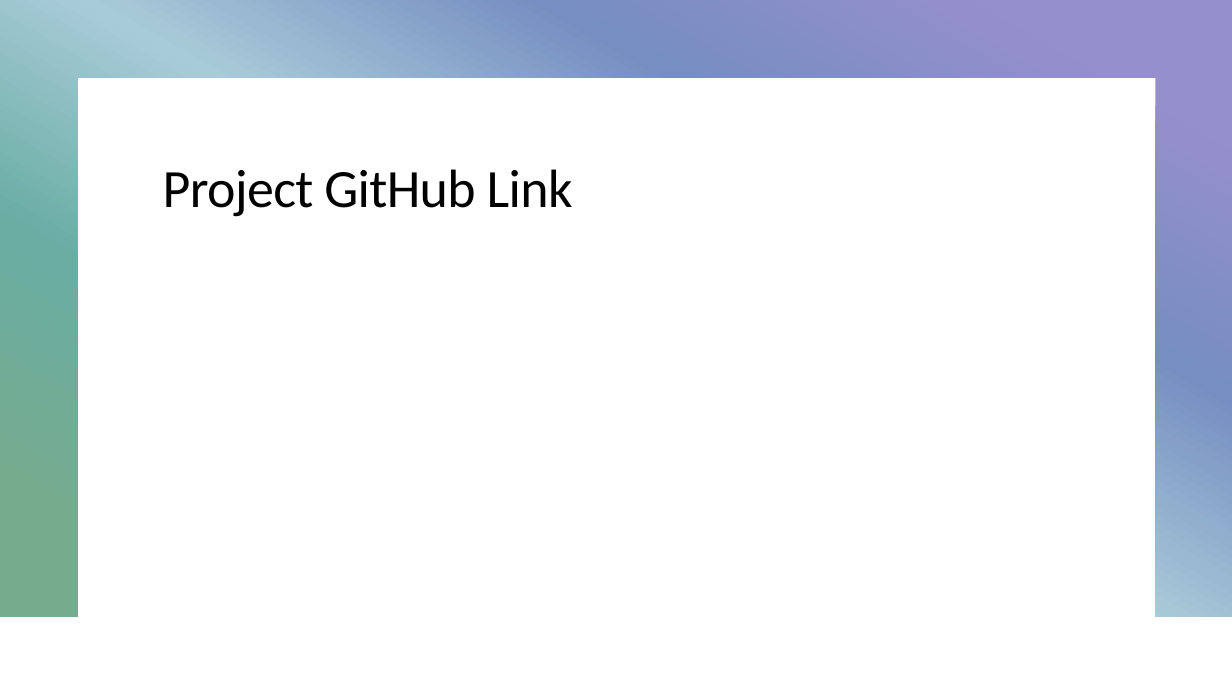
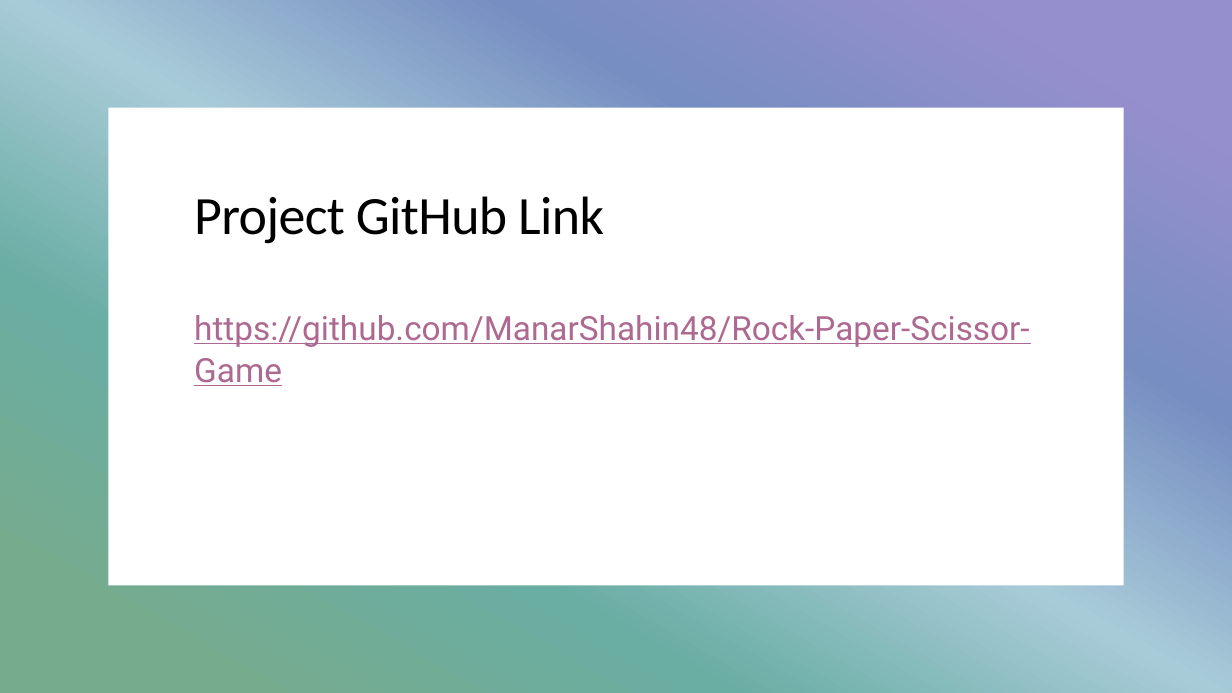
Before and after one commit to ManarShahin48/Rock-Paper-Scissor-Game, a slide deck: slide 14 of Network Project.pptx. Drawn at 1232x693 pixels with LibreOffice and Linux fonts; fonts in the diff are those of the drawing. Boxes give left, top, right and bottom in pixels: in the first picture for what was removed or moved away, otherwise in the second. Text is boxed around its words. In the diff, an @@ line names an element or a change of style, - is before the commit and + after.

Commit message:
Update in the presentation

```diff
--- a/Network Project.pptx
+++ b/Network Project.pptx
@@ rectangle added at (0,0,1232,693), fill #FFFFFF @@
@@ rectangle added at (0,0,1232,693), fill gradient #968FCD to #778EC2 to #A8CBD8 to #69ADA3 to #77AB8E @@
@@ rectangle added at (108,108,1124,586), fill #FFFFFF @@
@@ title "Project GitHub Link": place and size @@
-title "Project GitHub Link" at (163,169,573,217)
+title "Project GitHub Link" at (194,196,604,244)
@@ text added at (194,315,1030,386), 26 pt, text #AE6990, underline @@
+https://github.com/ManarShahin48/Rock-Paper-Scissor-Game
```
